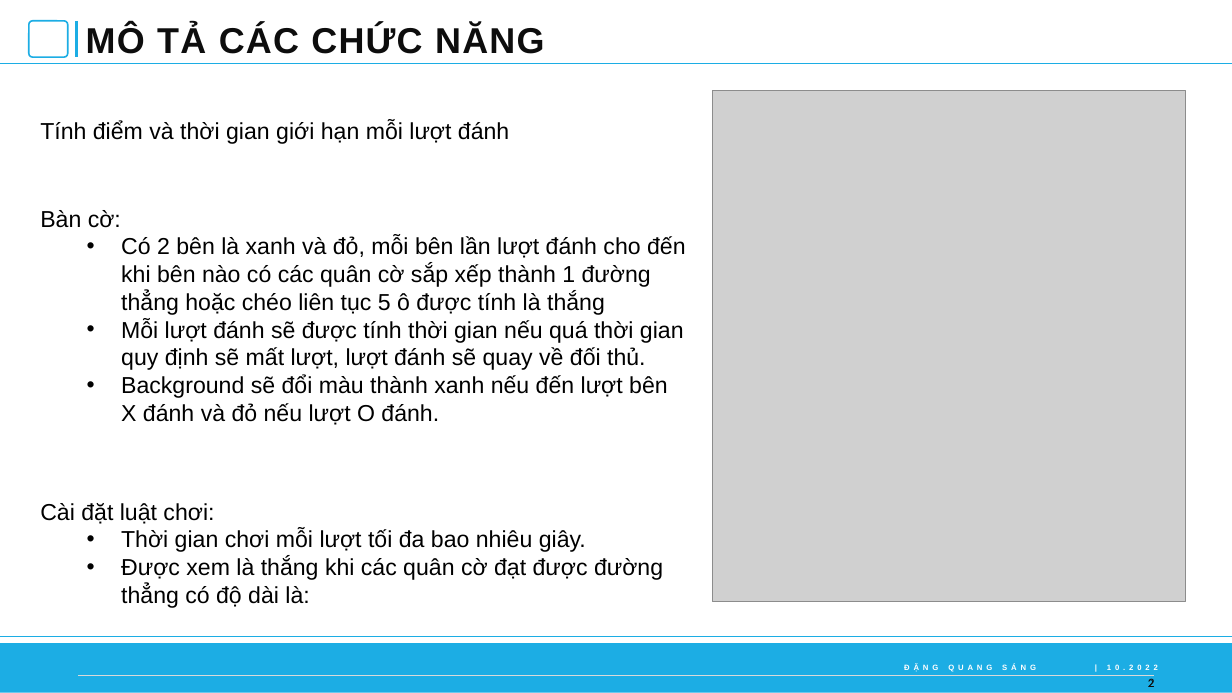
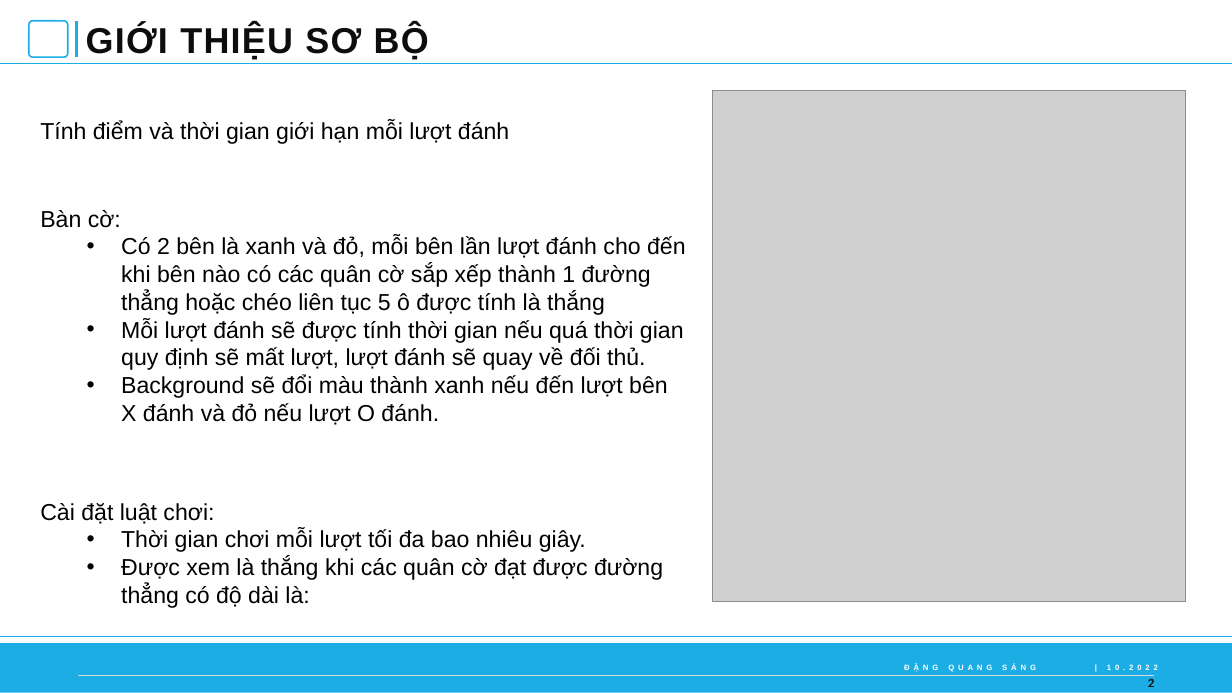
Before and after one commit to BIMSangDQ/BTVN, a slide deck: slide 2 of CaroGame/HDSD.pptx. Drawn at 1232x693 pixels with LibreOffice and Linux fonts; fonts in the diff are those of the drawing; grey boxes stand for pictures. Boxes give left, top, right and bottom in pixels: in the first picture for what was removed or moved away, otherwise in the second. Text is boxed around its words. In the diff, an @@ line names an element or a change of style, - is before the commit and + after.

```diff
--- a/CaroGame/HDSD.pptx
+++ b/CaroGame/HDSD.pptx
@@ title at bbox=[86, 25, 429, 60]: text changed @@
-MÔ TẢ CÁC CHỨC NĂNG
+GIỚI THIỆU SƠ BỘ
```
Also in this commit, not shown: 1 other slide changed, 10 other files.
